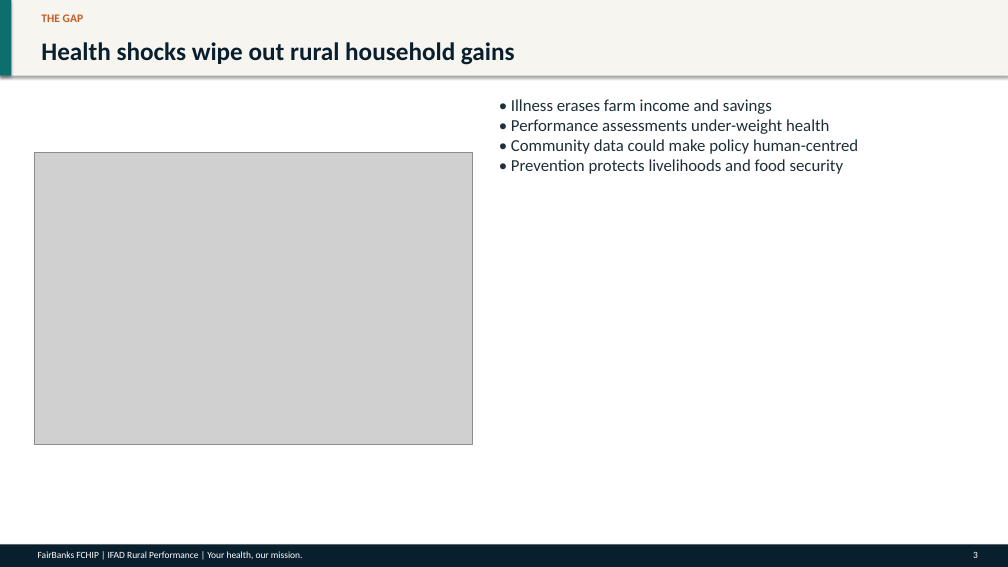
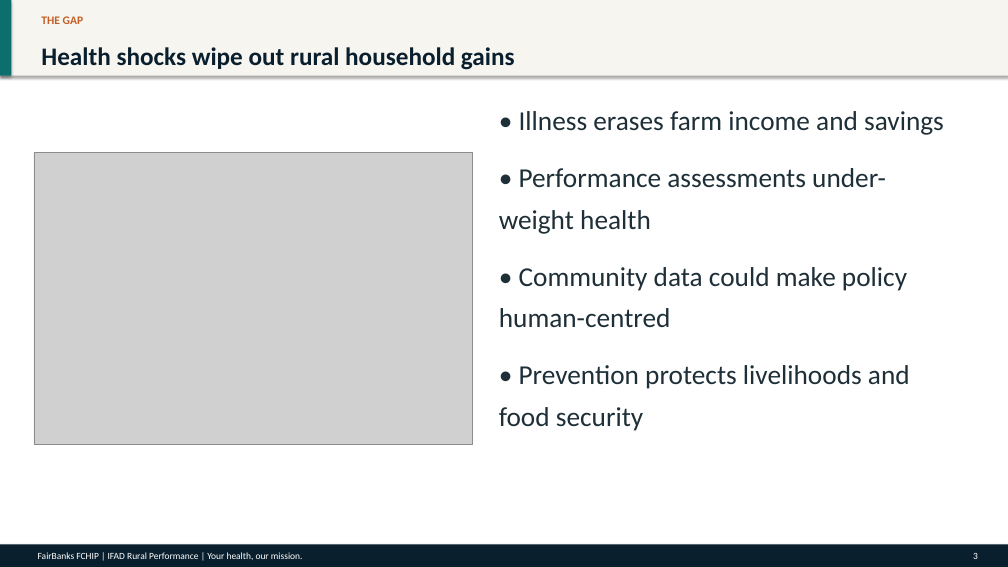
Before and after one commit to WASSWA2624/fairbanks, a slide deck: slide 3 of applications/ifad/documents/ifad_ppt.pptx. Drawn at 1008x567 pixels with LibreOffice and Linux fonts; fonts in the diff are those of the drawing; grey boxes stand for pictures. Boxes give left, top, right and bottom in pixels: in the first picture for what was removed or moved away, otherwise in the second. Text is boxed around its words. In the diff, an @@ line names an element or a change of style, - is before the commit and + after.

Commit message:
Enhance PowerPoint generation scripts across multiple applications by introducing balanced text box sizing and vertical alignment for improved readability. Update font sizes for various text elements to ensure consistency and clarity in presentations. Adjust document formatting rules to align with project branding and enhance overall presentation quality.

```diff
--- a/applications/ifad/documents/ifad_ppt.pptx
+++ b/applications/ifad/documents/ifad_ppt.pptx
@@ text "THE GAP" at [41,16,84,24]: line spacing 1 to 1.15; more space between paragraphs @@
@@ text "Health shocks wipe out rural ..." at [41,47,515,70]: line spacing 1 to 1.15; more space between paragraphs @@
@@ text at [499,111,944,431]: text changed; size 16 to 26 pt @@
-• Illness erases farm income and savings
-• Performance assessments under-weight health
-• Community data could make policy human-centred
-• Prevention protects livelihoods and food security
+• Illness erases farm income and savings
+• Performance assessments under-weight health
+• Community data could make policy human-centred
+• Prevention protects livelihoods and food security
```
Also in this commit, not shown: 9 other slides changed, 50 other files.
